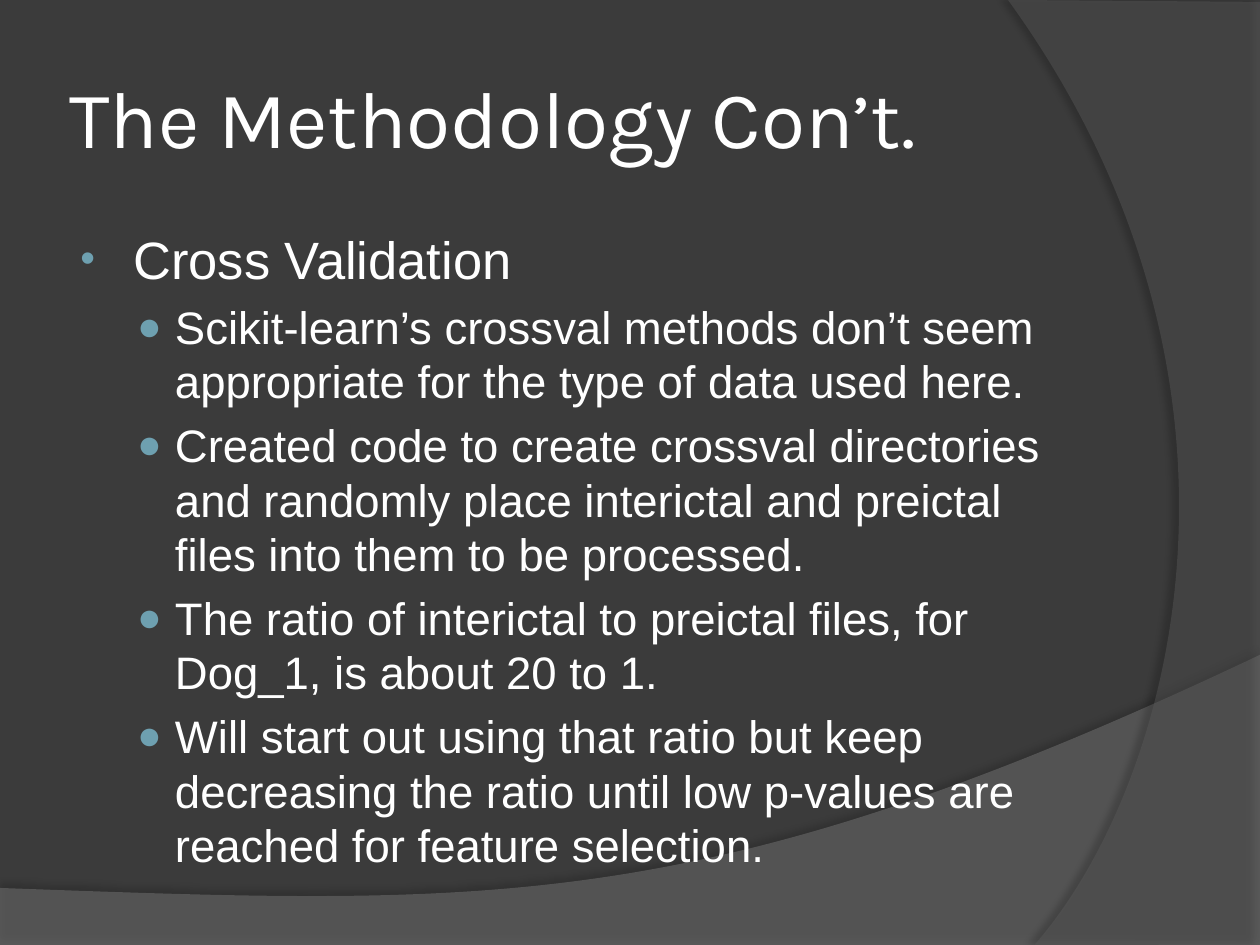
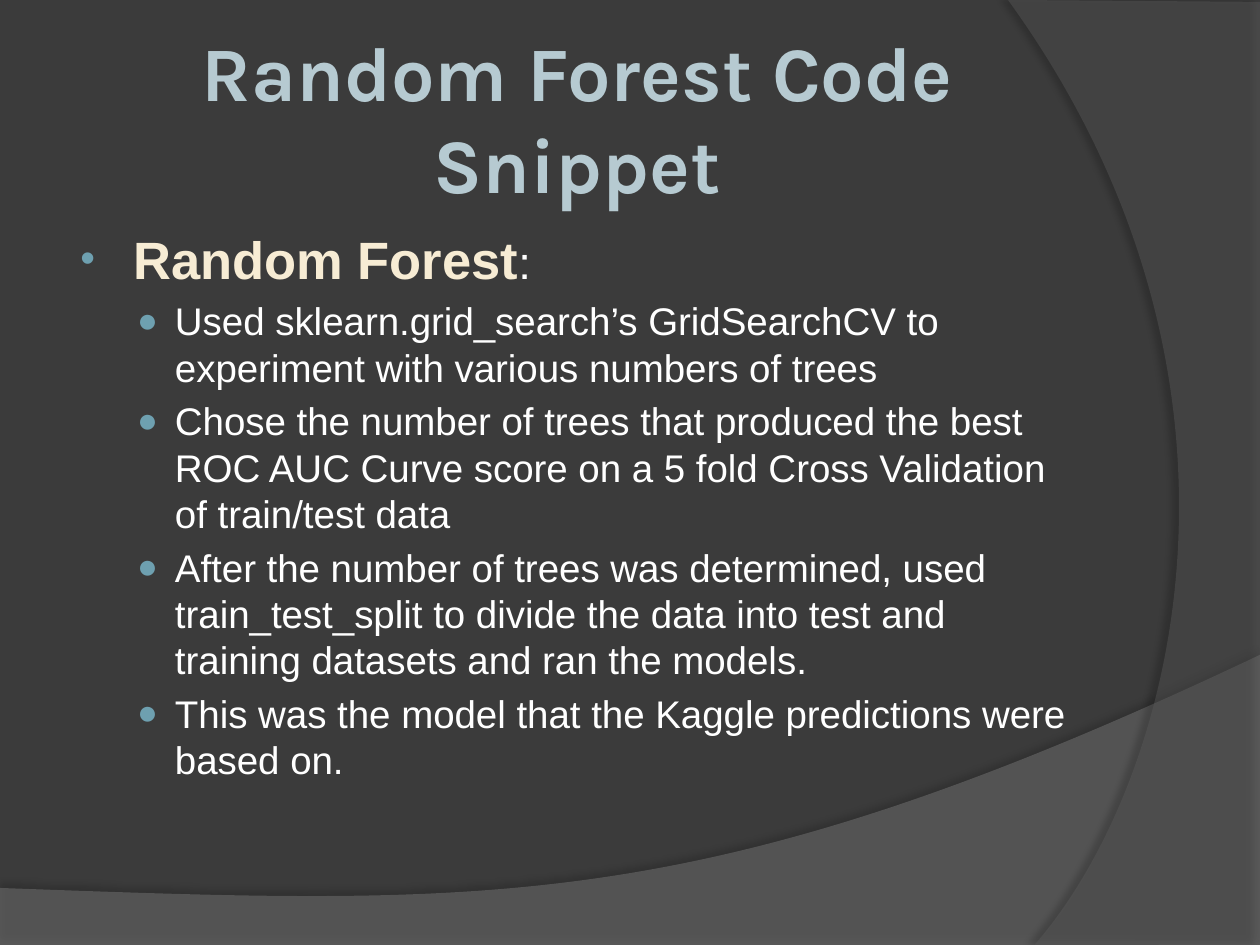
Before and after one commit to edeo/landsat_looker, a slide deck: slide 14 of chad/project/EpilepsyProject.pptx (slide 9 before the commit). Drawn at 1260x945 pixels with LibreOffice and Linux fonts; fonts in the diff are those of the drawing. Boxes give left, top, right and bottom in pixels: in the first picture for what was removed or moved away, otherwise in the second. Text is boxed around its words. In the diff, an @@ line names an element or a change of style, - is before the commit and + after.

```diff
--- a/chad/project/EpilepsyProject.pptx
+++ b/chad/project/EpilepsyProject.pptx
@@ title at bbox=[202, 48, 952, 211]: text changed; size 46 to 44 pt; text colour #FFFFFF to gradient #89DEFF to #517682; bold on @@
-The Methodology Con’t.
+Random Forest Code Snippet
@@ text at bbox=[133, 241, 1065, 775]: text changed; size 26 to 22 pt @@
-• Cross Validation
-  ● Scikit-learn’s crossval methods don’t seem appropriate for the type of data used here.
-  ● Created code to create crossval directories and randomly place interictal and preictal files into them to be processed.
-  ● The ratio of interictal to preictal files, for Dog_1, is about 20 to 1.
-  ● Will start out using that ratio but keep decreasing the ratio until low p-values are reached for feature selection.
+• Random Forest:
+  ● Used sklearn.grid_search’s GridSearchCV to experiment with various numbers of trees
+  ● Chose the number of trees that produced the best ROC AUC Curve score on a 5 fold Cross Validation of train/test data
+  ● After the number of trees was determined, used train_test_split to divide the data into test and training datasets and ran the models.
+  ● This was the model that the Kaggle predictions were based on.
```
Also in this commit, not shown: 9 other slides changed, 7 slides added, 3 slides removed, 1 other file.
